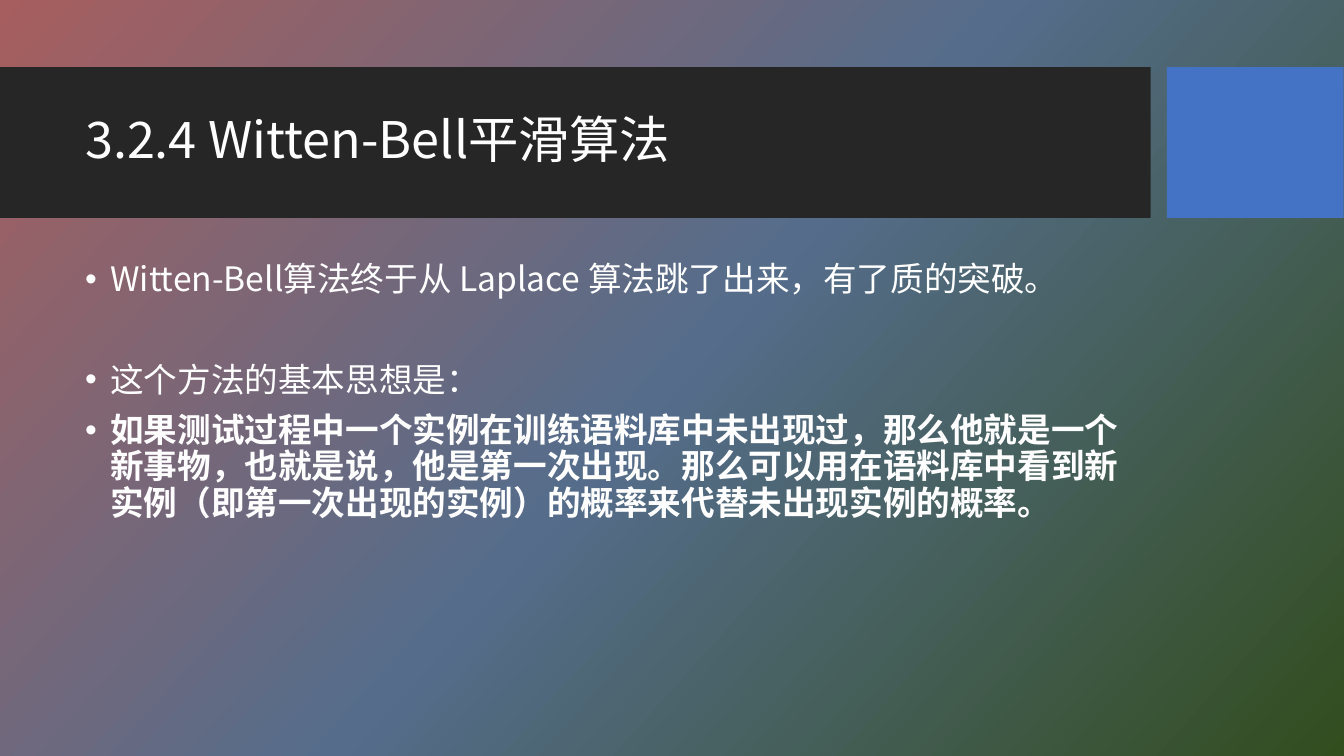
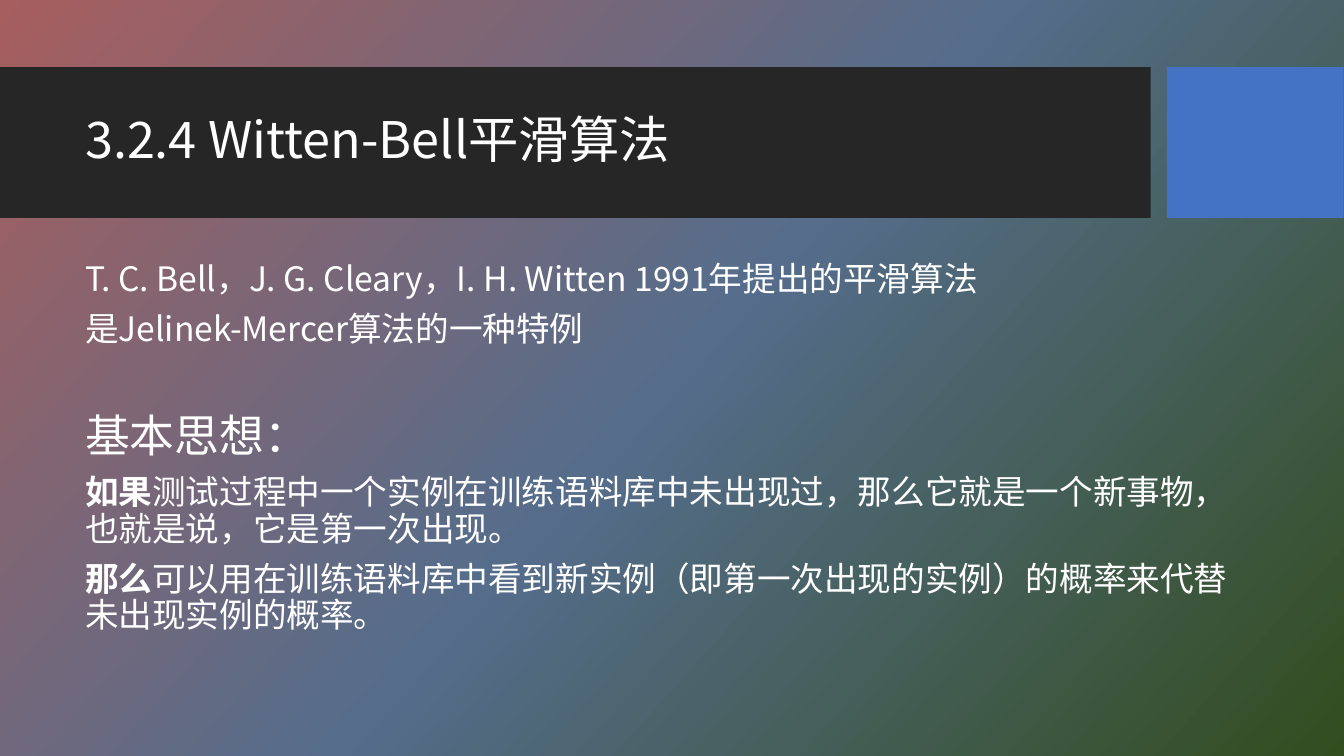
Before and after one commit to HBU/NLP_PPT, a slide deck: slide 21 of PPT-2020/ch03 n元语法模型.pptx. Drawn at 1344x756 pixels with LibreOffice and Linux fonts; fonts in the diff are those of the drawing; background and template pictures are left out. Boxes give left, top, right and bottom in pixels: in the first picture for what was removed or moved away, otherwise in the second. Text is boxed around its words. In the diff, an @@ line names an element or a change of style, - is before the commit and + after.

```diff
--- a/PPT-2020/ch03 n元语法模型.pptx
+++ b/PPT-2020/ch03 n元语法模型.pptx
@@ text at [85, 262, 1227, 630]: text changed; bold off @@
-• Witten-Bell算法终于从 Laplace 算法跳了出来，有了质的突破。
-• 这个方法的基本思想是：
-• 如果测试过程中一个实例在训练语料库中未出现过，那么他就是一个新事物，也就是说，他是第一次出现。那么可以用在语料库中看到新实例（即第一次出现的实例）的概率来代替未出现实例的概率。
+T. C. Bell，J. G. Cleary，I. H. Witten 1991年提出的平滑算法
+是Jelinek-Mercer算法的一种特例
+基本思想：
+如果测试过程中一个实例在训练语料库中未出现过，那么它就是一个新事物，也就是说，它是第一次出现。
+那么可以用在训练语料库中看到新实例（即第一次出现的实例）的概率来代替未出现实例的概率。
```
Also in this commit, not shown: 9 other slides changed, 9 slides added, 2 other files.
